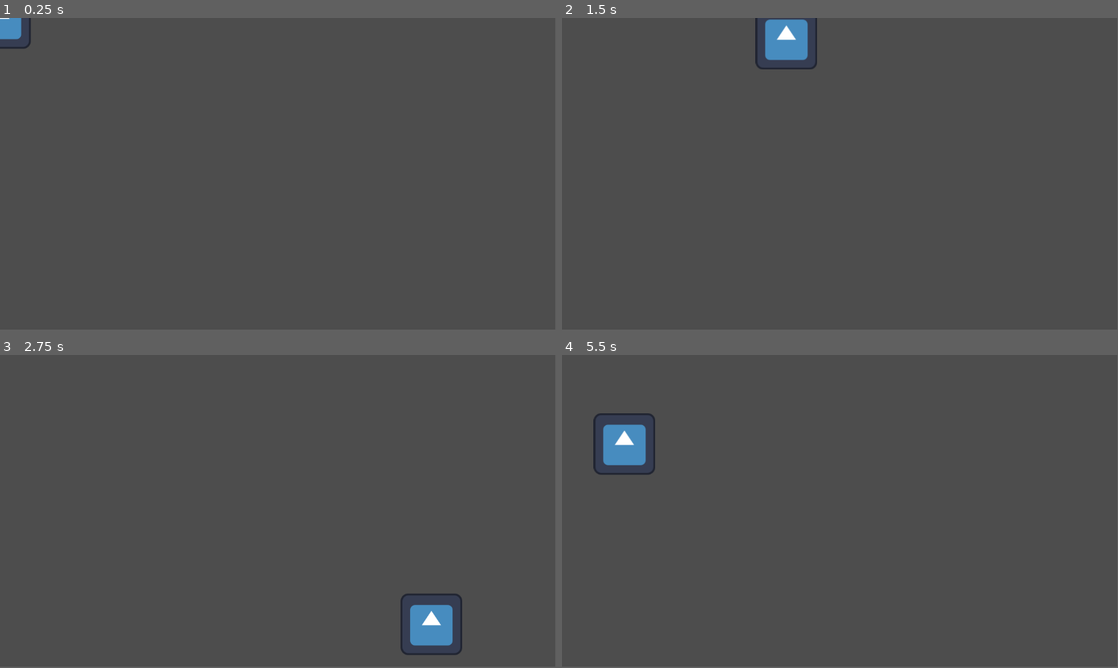
Above: before the commit, frames 1-4 (two rows, left to right).
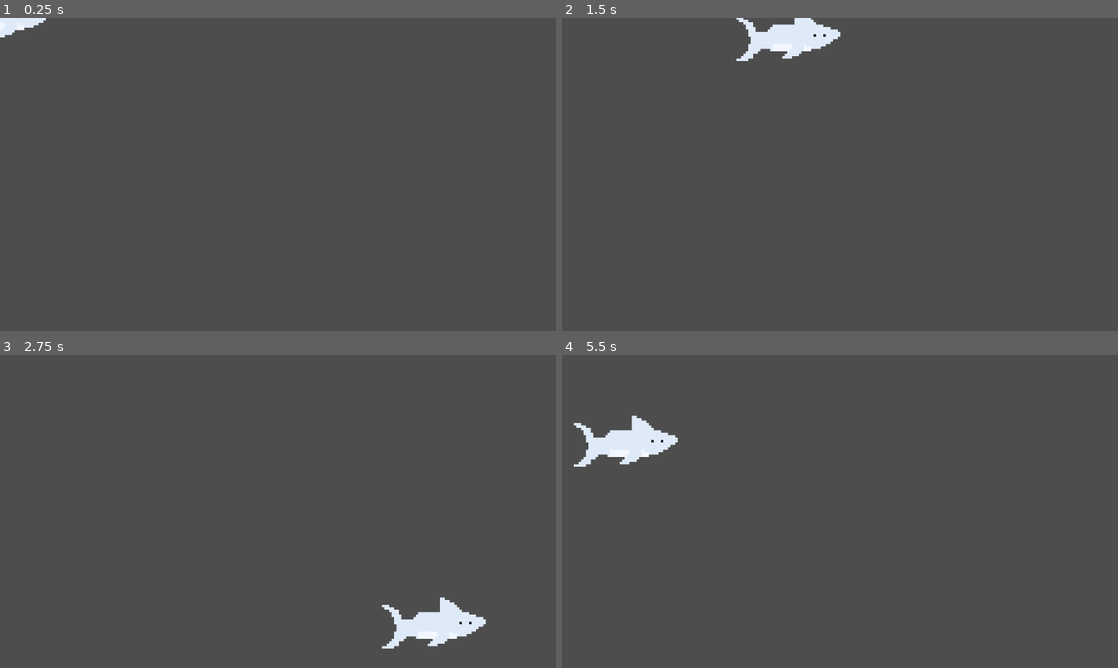
Above: after the commit, the same moments.

Repository: bugger1248/Fin_the_shark
Game: Godot game, scene res://fin.tscn
Same seed, same stepped clock (60 frames per second), same inputs: the game is played once before the commit and once after it. Before the commit the project has no main scene; this scene is started directly in both runs. The engine's default icon, where the game draws it, is replaced by a stand-in: a white triangle on a blue panel in a dark square.
Inputs:
- Up to frame 1 (0.25 s): no input
- Up to frame 2 (1.5 s): tap Enter at 0.5 s; hold Right (move_right) 0.53-1.28 s; tap Space (choose_action, bound only after the commit) at 0.6, 1.35 s; hold Down (move_down) from 1.28 s (still down)
- Up to frame 3 (2.75 s): release Down (move_down) at 2.03 s; hold Right (move_right) from 2.03 s (still down); tap Space (choose_action, bound only after the commit) at 2.1 s
- Up to frame 4 (5.5 s): release Right (move_right) at 2.78 s; hold Up (move_up) 2.78-3.53 s; tap Space (choose_action, bound only after the commit) every 0.75 s from 2.85 to 5.1 s; hold Left (move_left) 3.53-5.03 s; hold Down (move_down) from 5.03 s (still down)
In our replay, the window is 799x449 before the commit and 800x451 after it. These sizes can differ from the game's own. Grey fills any space a smaller window leaves; there, only what the larger window draws over its background counts as a difference.

The runs differ from the first frame. In frame 1, 0.4% of the frame differs, in the area x 0-9%, y 0-10%; in frame 2, 1.8%; in frame 3, 2.0%; in frame 4, 2.0%, in the area x 2-21%, y 18-39%.

Commit message:
added actions menu

Diff:
--- /dev/null
+++ b/fin-the-shark/action_menu.gd
@@ -0,0 +1,54 @@
+extends Control
+
+enum MENU_DIRS {LEFT, RIGHT, UP, DOWN}
+
+var current_action : int = 0
+var actions_array : Array = ["bite", "dash"]
+
+signal queue_action(action:String)
+
+@onready var fin_actions_container : VBoxContainer = $HBoxContainer/FinActionsContainer
+
+func _ready() -> void:
+	display_chosen_action()
+
+func _process(delta: float) -> void:
+
+	if Input.is_action_just_pressed("action_down"):
+		move_front(MENU_DIRS.DOWN)
+	elif Input.is_action_just_pressed("action_up"):
+		move_front(MENU_DIRS.UP)
+
+	if Input.is_action_just_pressed("choose_action"):
+		choose_action()
+
+func display_chosen_action():
+	var container_size : int = fin_actions_container.get_children().size()
+	for i in range(container_size):
+		if i == current_action:
+			fin_actions_container.get_child(i).set("theme_override_colors/font_shadow_color",Color.BLACK)
+		else:
+			fin_actions_container.get_child(i).set("theme_override_colors/font_shadow_color",Color.TRANSPARENT)
+
+
+func move_front(dir:MENU_DIRS):
+	if dir == MENU_DIRS.UP:
+		if actions_array.size() <= (current_action + 1):
+			current_action = 0
+		else:
+			current_action += 1
+
+	elif dir == MENU_DIRS.DOWN:
+		if current_action <= 0:
+			current_action = actions_array.size() - 1
+		else:
+			current_action -= 1
+
+	display_chosen_action()
+
+func choose_action():
+	var chosen_action: String = actions_array[current_action]
+
+	queue_action.emit(chosen_action)
+
+	print("this action was chosen : ",chosen_action)
--- /dev/null
+++ b/fin-the-shark/action_menu.tscn
@@ -0,0 +1,32 @@
+[gd_scene load_steps=2 format=3 uid="uid://ndf6qgls4d25"]
+
+[ext_resource type="Script" uid="uid://bdmrhhxm7x1li" path="res://action_menu.gd" id="1_tpary"]
+
+[node name="ActionMenu" type="Control"]
+layout_mode = 3
+anchors_preset = 15
+anchor_right = 1.0
+anchor_bottom = 1.0
+grow_horizontal = 2
+grow_vertical = 2
+script = ExtResource("1_tpary")
+
+[node name="HBoxContainer" type="HBoxContainer" parent="."]
+layout_mode = 1
+anchors_preset = 12
+anchor_top = 1.0
+anchor_right = 1.0
+anchor_bottom = 1.0
+grow_horizontal = 2
+grow_vertical = 0
+
+[node name="FinActionsContainer" type="VBoxContainer" parent="HBoxContainer"]
+layout_mode = 2
+
+[node name="Label" type="Label" parent="HBoxContainer/FinActionsContainer"]
+layout_mode = 2
+text = "BITE"
+
+[node name="Label2" type="Label" parent="HBoxContainer/FinActionsContainer"]
+layout_mode = 2
+text = "DASH"
--- a/fin-the-shark/fin.gd
+++ b/fin-the-shark/fin.gd
@@ -5,8 +5,17 @@
 
 @export var max_speed : int = 100
 
+@export var dash_speed : float = 5
+
+enum CONTROL_STATE {CAN_MOVE, CANNOT_MOVE}
+var current_control_state : int = CONTROL_STATE.CAN_MOVE
+
 var direction_x : int = 0
 var direction_y : int = 0
+
+var dash_final_pos : int = 320
+
+var is_performing : bool = false
 
 func _process(delta: float) -> void:
 
@@ -14,27 +23,11 @@
 	direction_x = 0
 	direction_y = 0
 
-	if Input.is_action_pressed("move_down"):
-		direction_y = 1
-	if Input.is_action_pressed("move_up"):
-		direction_y = -1
+	if current_control_state == CONTROL_STATE.CAN_MOVE:
+		handle_movement(delta)
 
 
-	if Input.is_action_pressed("move_left"):
-		direction_x = -1
-	if Input.is_action_pressed("move_right"):
-		direction_x = 1
-
-
-	velocity.x += direction_x * acceleration * delta
-	velocity.y += direction_y * acceleration * delta
-
-	clamp_velocity()
-
-
-	apply_friction()
 	position += velocity * delta
-	print(velocity)
 
 func clamp_velocity() -> void:
 	if velocity.x > max_speed:
@@ -70,3 +63,40 @@
 			velocity.y -= friction
 		elif velocity.y < 0:
 			velocity.y += friction
+
+func execute_dash() -> void:
+
+	current_control_state = CONTROL_STATE.CANNOT_MOVE
+
+
+
+	var dash_velocity :int = 200
+	velocity = Vector2(dash_velocity,0)
+
+	var dash_tween : Tween = create_tween()
+	var original_pos : Vector2 = position
+	var final_pos : Vector2 = Vector2(dash_final_pos, position.y)
+
+	dash_tween.tween_property(self, "position", final_pos, 1 / dash_speed)
+	dash_tween.tween_property(self, "position", original_pos, 1 / dash_speed)
+
+func handle_movement(delta : float) -> void:
+
+	if Input.is_action_pressed("move_down"):
+		direction_y = 1
+	if Input.is_action_pressed("move_up"):
+		direction_y = -1
+
+
+	if Input.is_action_pressed("move_left"):
+		direction_x = -1
+	if Input.is_action_pressed("move_right"):
+		direction_x = 1
+
+	velocity.x += direction_x * acceleration * delta
+	velocity.y += direction_y * acceleration * delta
+
+	clamp_velocity()
+
+
+	apply_friction()
--- a/fin-the-shark/fin.tscn
+++ b/fin-the-shark/fin.tscn
@@ -1,20 +1,20 @@
 [gd_scene load_steps=4 format=3 uid="uid://dt1yjfqmit6yd"]
 
 [ext_resource type="Script" uid="uid://di7lr8lhhp7k2" path="res://fin.gd" id="1_kp3xx"]
-[ext_resource type="Texture2D" uid="uid://cy2cmyvb3omih" path="res://icon.svg" id="2_igkyy"]
+[ext_resource type="Texture2D" uid="uid://x5msuys4kbcn" path="res://Fin.png" id="2_kp3xx"]
 
 [sub_resource type="RectangleShape2D" id="RectangleShape2D_3jrsg"]
-size = Vector2(130, 130)
+size = Vector2(26, 26)
 
 [node name="Fin" type="CharacterBody2D"]
 motion_mode = 1
 script = ExtResource("1_kp3xx")
-acceleration = 2000
-friction = 15
-max_speed = 600
+acceleration = 400
+friction = 3
+max_speed = 120
 
-[node name="Icon" type="Sprite2D" parent="."]
-texture = ExtResource("2_igkyy")
+[node name="Sprite" type="Sprite2D" parent="."]
+texture = ExtResource("2_kp3xx")
 
 [node name="CollisionShape2D" type="CollisionShape2D" parent="."]
 shape = SubResource("RectangleShape2D_3jrsg")
--- a/fin-the-shark/project.godot
+++ b/fin-the-shark/project.godot
@@ -11,8 +11,14 @@
 [application]
 
 config/name="fin the shark"
+run/main_scene="uid://dt1yjfqmit6yd"
 config/features=PackedStringArray("4.4", "Forward Plus")
 config/icon="res://icon.svg"
+
+[display]
+
+window/size/mode=3
+window/stretch/scale=5.0
 
 [input]
 
@@ -36,3 +42,22 @@
 "events": [Object(InputEventKey,"resource_local_to_scene":false,"resource_name":"","device":-1,"window_id":0,"alt_press …(195 unchanged characters)…
 ]
 }
+action_up={
+"deadzone": 0.2,
+"events": [Object(InputEventKey,"resource_local_to_scene":false,"resource_name":"","device":-1,"window_id":0,"alt_pressed":false,"shift_pressed":false,"ctrl_pressed":false,"meta_pressed":false,"pressed":false,"keycode":0,"physical_keycode":87,"key_label":0,"unicode":119,"location":0,"echo":false,"script":null)
+]
+}
+action_down={
+"deadzone": 0.2,
+"events": [Object(InputEventKey,"resource_local_to_scene":false,"resource_name":"","device":-1,"window_id":0,"alt_pressed":false,"shift_pressed":false,"ctrl_pressed":false,"meta_pressed":false,"pressed":false,"keycode":0,"physical_keycode":83,"key_label":0,"unicode":115,"location":0,"echo":false,"script":null)
+]
+}
+choose_action={
+"deadzone": 0.2,
+"events": [Object(InputEventKey,"resource_local_to_scene":false,"resource_name":"","device":-1,"window_id":0,"alt_pressed":false,"shift_pressed":false,"ctrl_pressed":false,"meta_pressed":false,"pressed":false,"keycode":0,"physical_keycode":32,"key_label":0,"unicode":32,"location":0,"echo":false,"script":null)
+]
+}
+
+[rendering]
+
+textures/canvas_textures/default_texture_filter=0
Binary file added: fin-the-shark/Fin.png
Not shown, added: fin-the-shark/Fin.png.import
Not shown, added: fin-the-shark/action_menu.gd.uid
Not shown, changed: fin-the-shark/pseudo.txt
